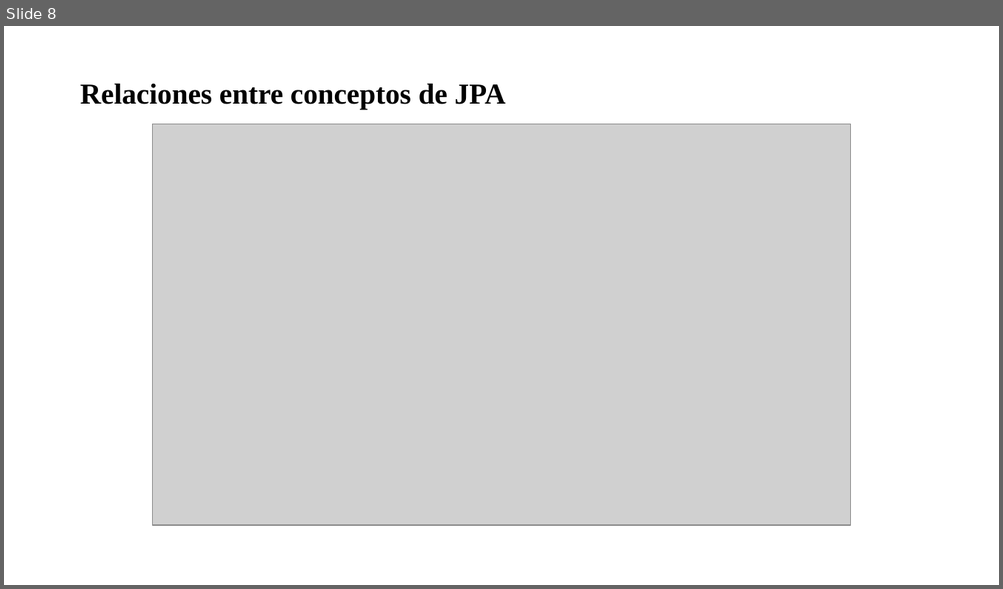
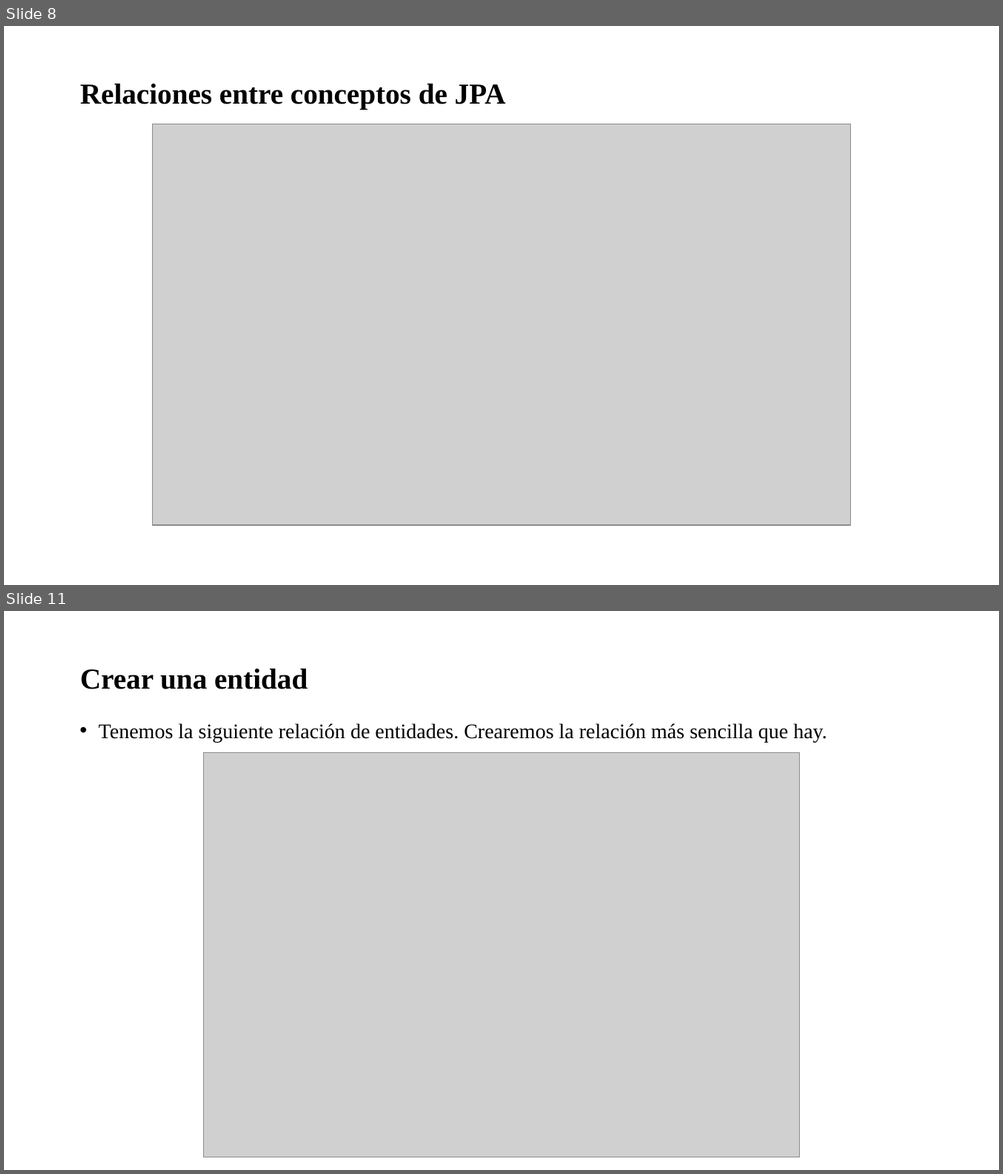
Before and after one commit to soycperez/jpa-concepts, a slide deck: JPA.pptx. Shown one above the other, each under a label of ours: slide 8 before the commit, slides 8 and 11 after it; the slides between them are not shown. The pictures are 1003x589 and 1003x1174 pixels, drawn with LibreOffice and Linux fonts; fonts in the diff are those of the drawing; grey boxes stand for pictures; background and template pictures are left out. Boxes give left, top, right and bottom in pixels: in the first picture for what was removed or moved away, otherwise in the second. Text is boxed around its words. In the diff, an @@ line names an element or a change of style, - is before the commit and + after.

```diff
--- a/JPA.pptx
+++ b/JPA.pptx
@@ slide 11 added at (x1=4, y1=611, x2=999, y2=1170), background picture (left out) @@
@@ title added at (x1=80, y1=668, x2=307, y2=689), 28 pt, text #000000, bold @@
+Crear una entidad
@@ text added at (x1=99, y1=723, x2=827, y2=742), 20 pt, text #000000 @@
+• Tenemos la siguiente relación de entidades. Crearemos la relación más sencilla que hay.
@@ picture added at (x1=204, y1=753, x2=800, y2=1158) @@
```
Also in this commit, not shown: 1 slide changed, 2 other slides added.
